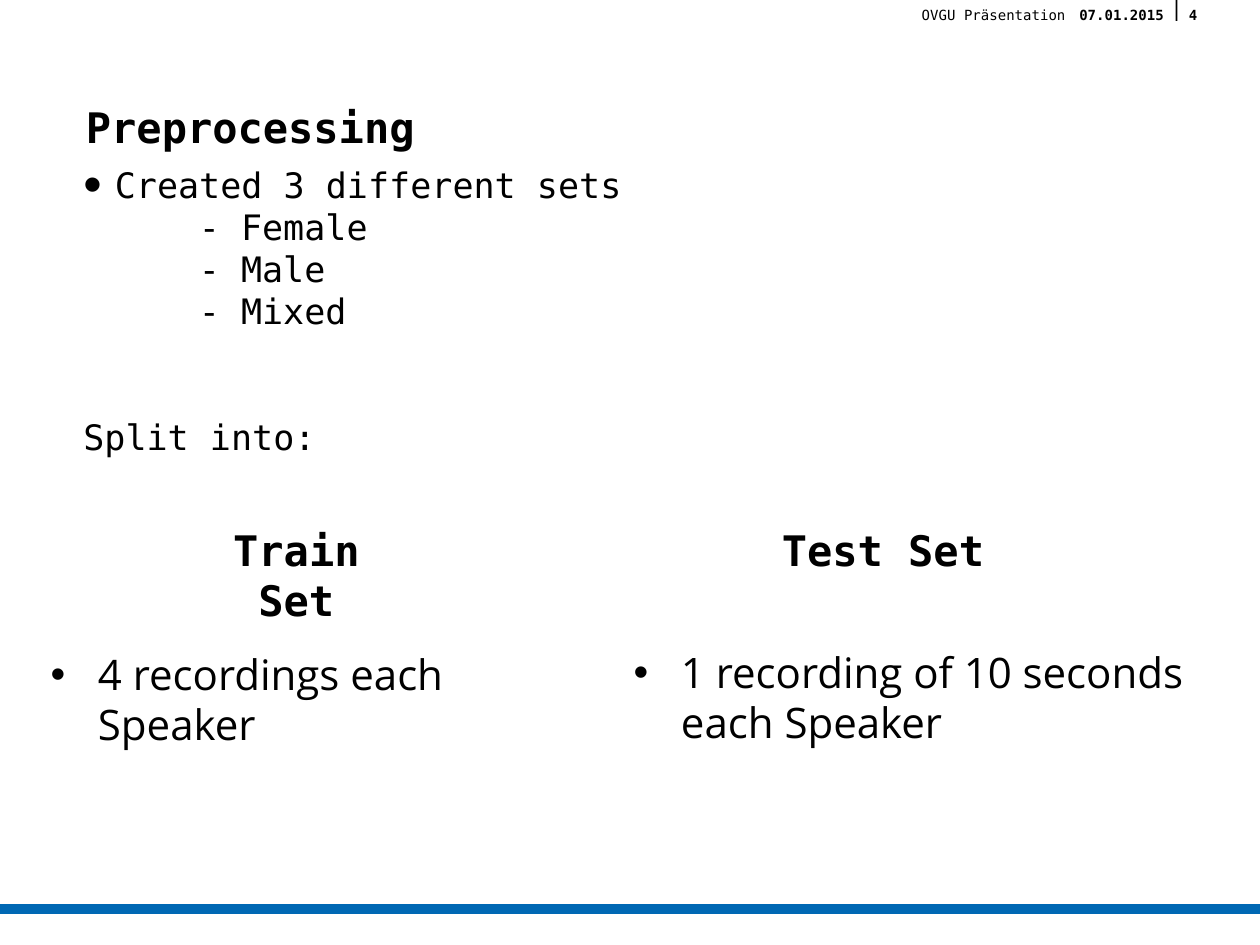
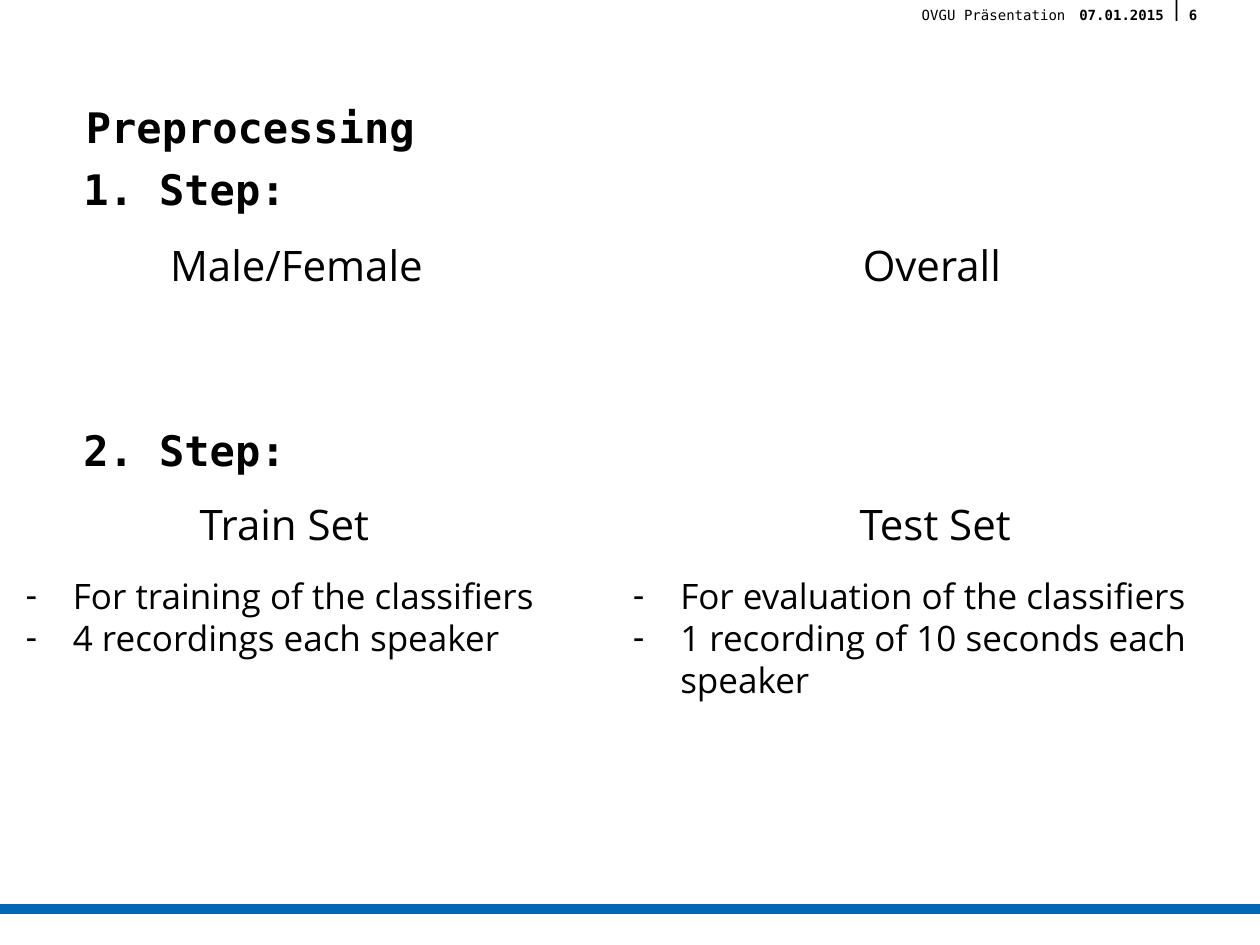
Before and after one commit to querquer/biosec, a slide deck: slide 6 of presentation/Präsentation1.pptx (slide 4 before the commit). Drawn at 1260x945 pixels with LibreOffice and Linux fonts; fonts in the diff are those of the drawing; background and template pictures are left out. Boxes give left, top, right and bottom in pixels: in the first picture for what was removed or moved away, otherwise in the second. Text is boxed around its words. In the diff, an @@ line names an element or a change of style, - is before the commit and + after.

```diff
--- a/presentation/Präsentation1.pptx
+++ b/presentation/Präsentation1.pptx
@@ page number at bbox=[1189, 9, 1197, 20]: text changed @@
-4
+6
@@ text at bbox=[83, 173, 285, 475]: text changed; size 20 to 24 pt; bold on @@
-• Created 3 different sets
-- Female
-- Male
-- Mixed
-Split into:
+1. Step:
+2. Step:
@@ text added at bbox=[170, 249, 423, 282], 24 pt, text #000000 @@
+Male/Female
@@ text added at bbox=[863, 249, 1001, 282], 24 pt, text #000000 @@
+Overall
@@ text at bbox=[73, 509, 534, 660]: text changed; size 24 to 20 pt @@
-• 4 recordings each Speaker
+Train Set
+– For training of the classifiers
+– 4 recordings each speaker
@@ text at bbox=[680, 509, 1186, 702]: text changed; size 24 to 20 pt @@
-• 1 recording of 10 seconds each Speaker
+Test Set
+– For evaluation of the classifiers
+– 1 recording of 10 seconds each speaker
@@ title removed at bbox=[233, 532, 359, 617] @@
-Train Set
@@ text removed at bbox=[782, 534, 984, 567] @@
-Test Set
```
Also in this commit, not shown: 3 other slides changed, 3 slides added, 1 other file.
